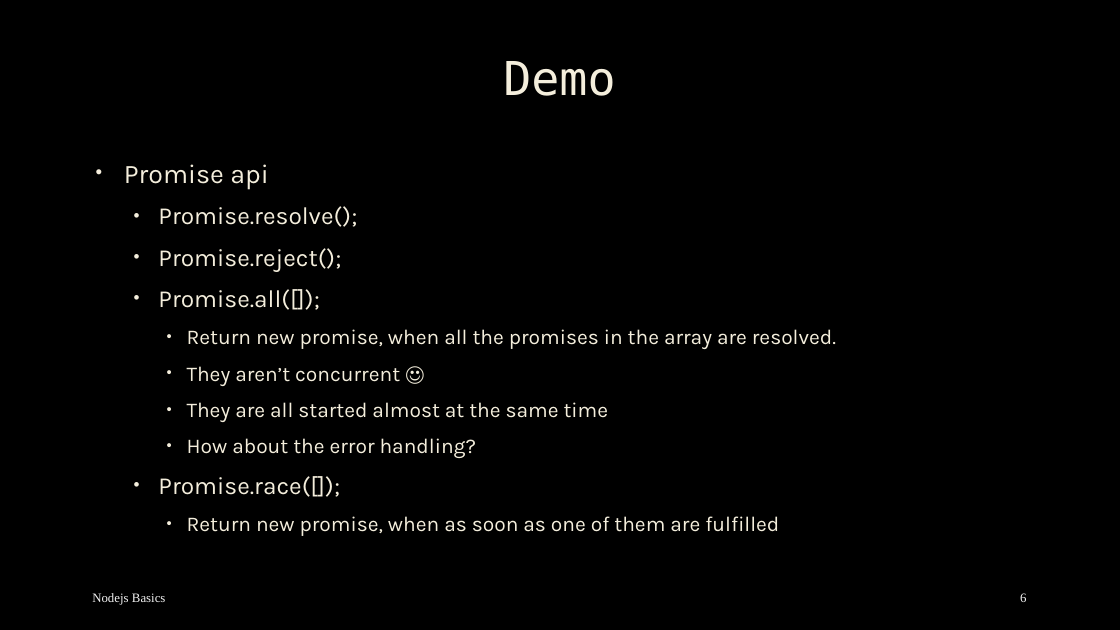
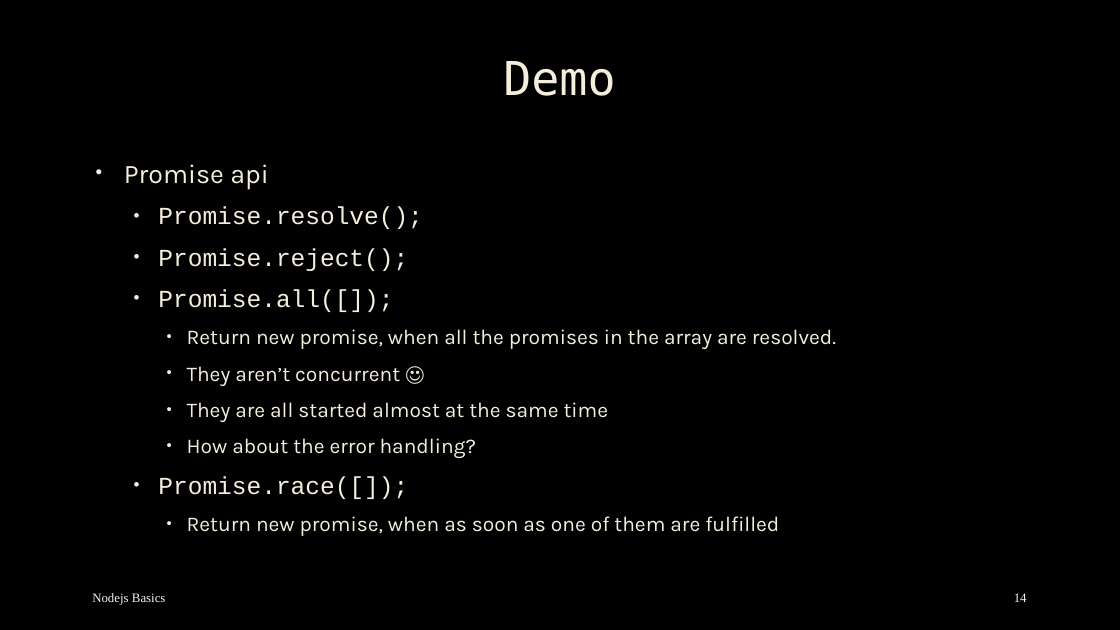
Before and after one commit to mostafa8026/nestjs-course, a slide deck: slide 14 of nodejs-basics-03.pptx (slide 6 before the commit). Drawn at 1120x630 pixels with LibreOffice and Linux fonts; fonts in the diff are those of the drawing; background and template pictures are left out. Boxes give left, top, right and bottom in pixels: in the first picture for what was removed or moved away, otherwise in the second. Text is boxed around its words. In the diff, an @@ line names an element or a change of style, - is before the commit and + after.

```diff
--- a/nodejs-basics-03.pptx
+++ b/nodejs-basics-03.pptx
@@ text at (158,207,422,499): font Karla to Courier New in "Promise.resolve();", "Promise.reject();", "Promise.all([]);", "Promise.race([]);" @@
@@ page number at (1014,593,1027,602): text changed @@
-6
+14
```
Also in this commit, not shown: 5 other slides changed, 8 slides added, 8 other files.
